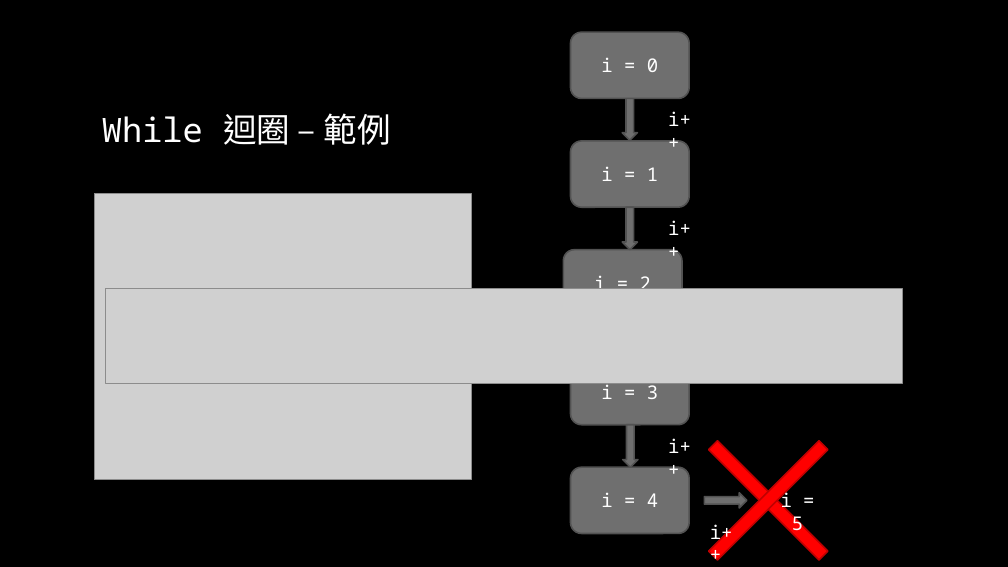
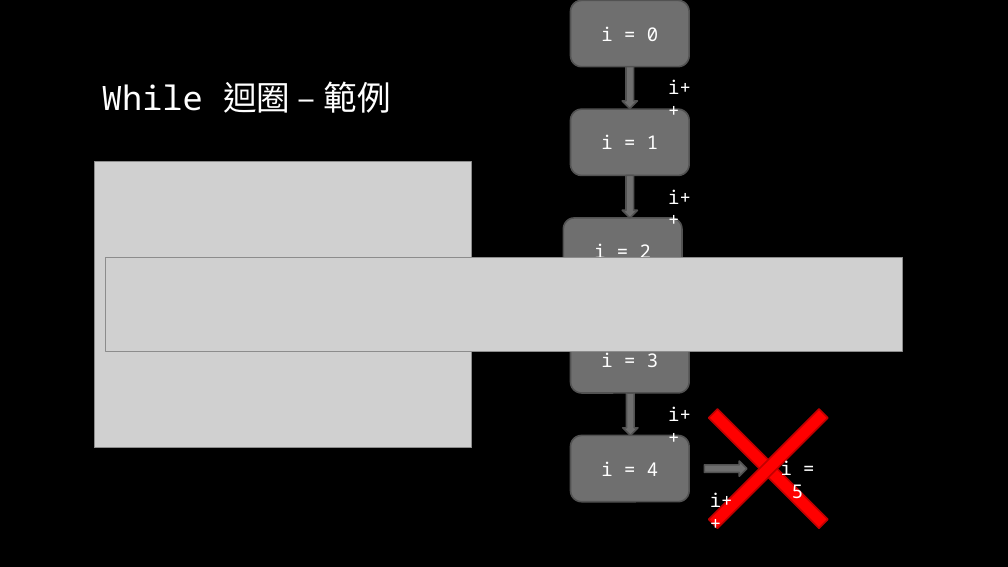
Before and after one commit to liuutin9/2023_summer_camp, a slide deck: slide 7 of 電機_C_Day_2.pptx. Drawn at 1008x567 pixels with LibreOffice and Linux fonts; fonts in the diff are those of the drawing; grey boxes stand for pictures; background and template pictures are left out. Boxes give left, top, right and bottom in pixels: in the first picture for what was removed or moved away, otherwise in the second. Text is boxed around its words. In the diff, an @@ line names an element or a change of style, - is before the commit and + after.

```diff
--- a/電機_C_Day_2.pptx
+++ b/電機_C_Day_2.pptx
@@ 5 texts, 5 rounded rectangles, 4 down arrows, 2 pictures, 2 rectangles, 1 title: place and size @@
-5 texts, 5 rounded rectangles, 4 down arrows, 2 pictures, 2 rectangles, 1 title at bbox=[95, 33, 902, 561]
+5 texts, 5 rounded rectangles, 4 down arrows, 2 pictures, 2 rectangles, 1 title at bbox=[95, 1, 902, 529]
```
Also in this commit, not shown: 30 other slides changed.
